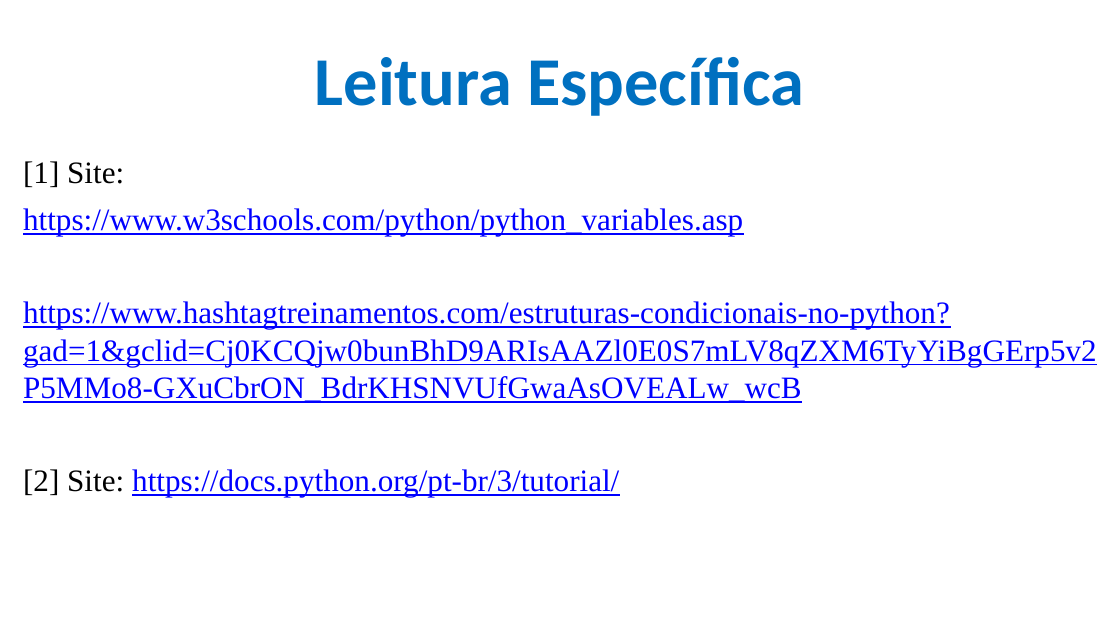
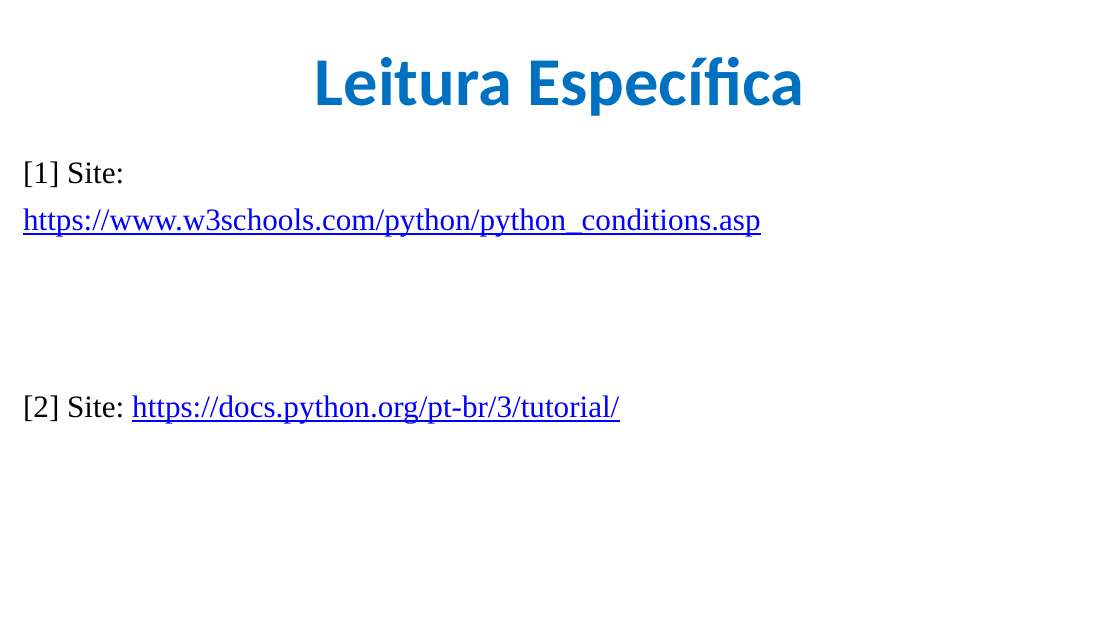
Before and after one commit to CloudEducationBrazil/WydenPythonParadigmas, a slide deck: slide 10 of 01 Classes/Aula 04 Programação Python - Estrutura de Seleção.pptx. Drawn at 1120x630 pixels with LibreOffice and Linux fonts; fonts in the diff are those of the drawing; background and template pictures are left out. Boxes give left, top, right and bottom in pixels: in the first picture for what was removed or moved away, otherwise in the second. Text is boxed around its words. In the diff, an @@ line names an element or a change of style, - is before the commit and + after.

```diff
--- a/01 Classes/Aula 04 Programação Python - Estrutura de Seleção.pptx
+++ b/01 Classes/Aula 04 Programação Python - Estrutura de Seleção.pptx
@@ text at (23, 208, 761, 236): text changed @@
-https://www.w3schools.com/python/python_variables.asp
-https://www.hashtagtreinamentos.com/estruturas-condicionais-no-python?gad=1&gclid=Cj0KCQjw0bunBhD9ARIsAAZl0E0S7mLV8qZXM6TyYiBgGErp5v2P5MMo8-GXuCbrON_BdrKHSNVUfGwaAsOVEALw_wcB
+https://www.w3schools.com/python/python_conditions.asp
```
Also in this commit, not shown: 6 other slides changed, 8 other files.
